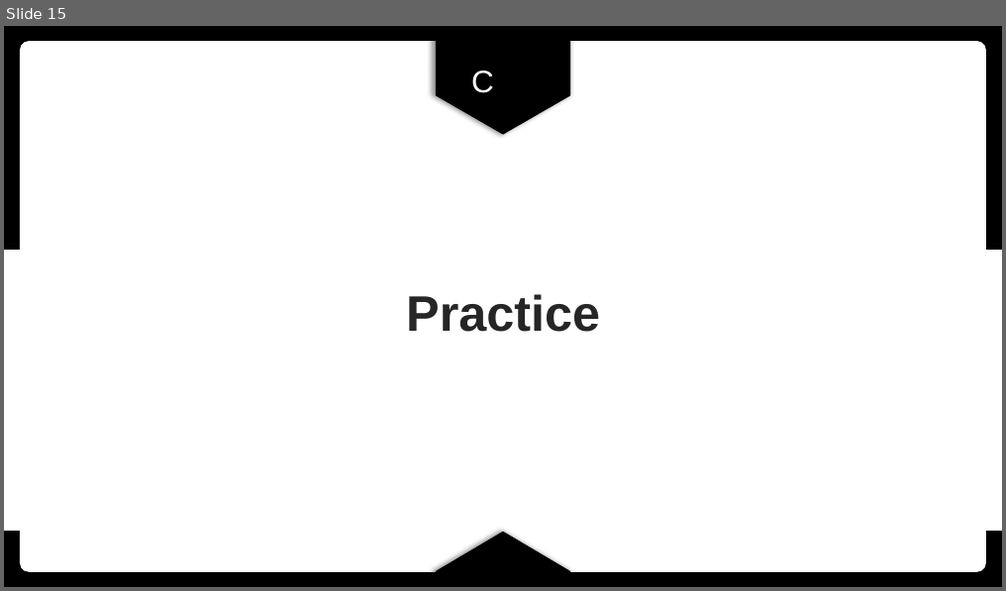
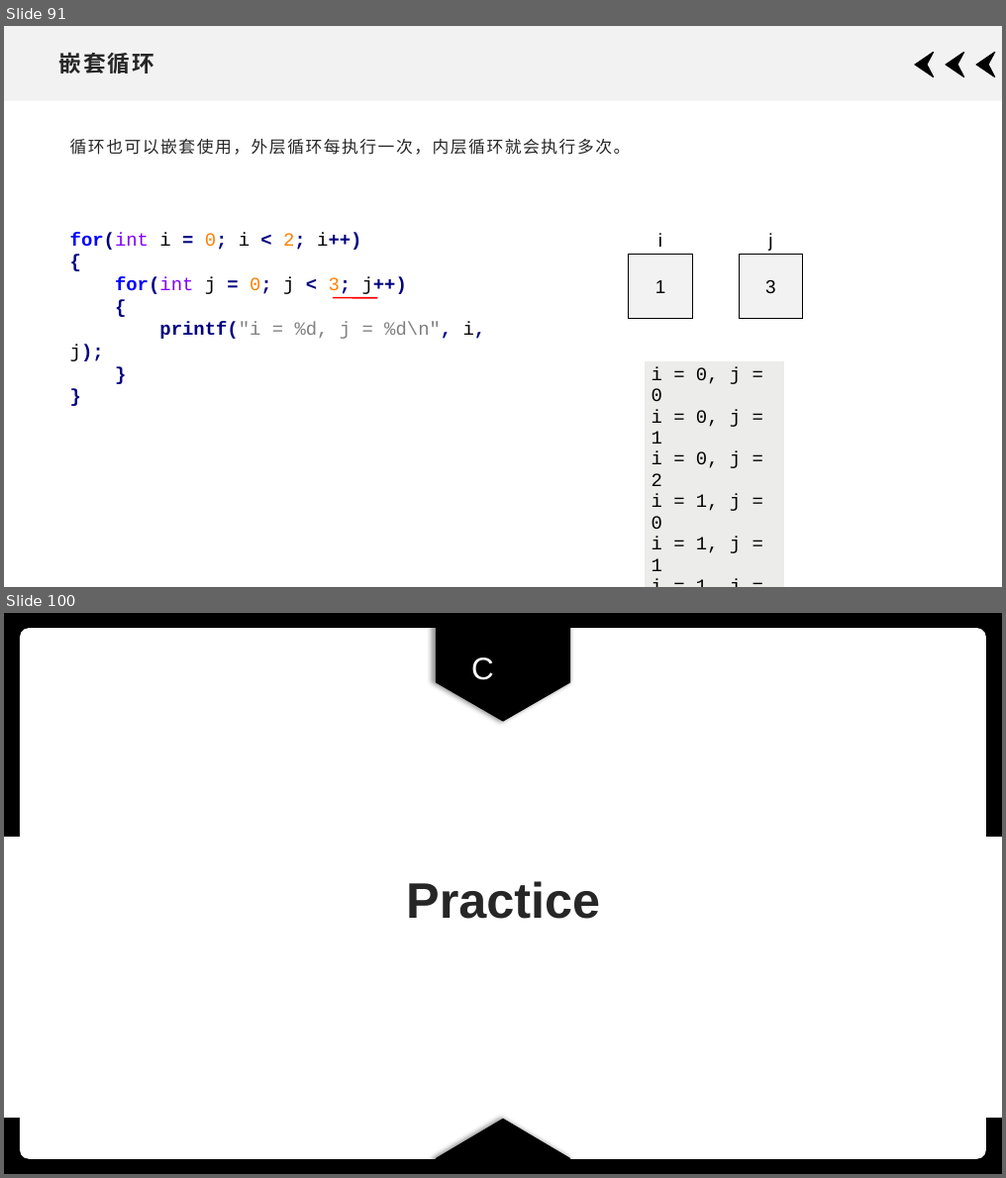
Before and after one commit to xdai02/C, a slide deck: slides/Chapter3.pptx. Shown one above the other, each under a label of ours: slide 15 before the commit, slides 91 and 100 after it; the slides between them are not shown. The pictures are 1006x591 and 1006x1178 pixels, drawn with LibreOffice and Linux fonts; fonts in the diff are those of the drawing. Boxes give left, top, right and bottom in pixels: in the first picture for what was removed or moved away, otherwise in the second. Text is boxed around its words. In the diff, an @@ line names an element or a change of style, - is before the commit and + after.

```diff
--- a/slides/Chapter3.pptx
+++ b/slides/Chapter3.pptx
@@ slide 91 added at [4,26,1002,587], background #FFFFFF @@
@@ rectangle added at [4,26,1002,101], fill #F2F2F2 @@
@@ title added at [58,52,154,74], 21.6 pt, text #262626, bold @@
+嵌套循环
@@ freeform shape added at [916,52,935,77], fill #000000, outline #000000 1 pt @@
@@ freeform shape added at [946,52,965,77], fill #000000, outline #000000 1 pt @@
@@ freeform shape added at [977,52,996,77], fill #000000, outline #000000 1 pt @@
@@ text added at [70,139,631,155], 16 pt, text #262626 @@
+循环也可以嵌套使用，外层循环每执行一次，内层循环就会执行多次。
@@ text added at [70,232,486,362], 18 pt, text #000080 @@
+for(int i = 0; i < 2; i++) { for(int j = 0; j < 3; j++) { printf("i = %d, j = %d\n", i, j); } }
@@ text added at [658,233,662,247], 18 pt, text #000000 @@
+i
@@ text added at [768,232,772,251], 18 pt, text #000000 @@
+j
@@ rectangle added at [629,255,693,319], fill #F2F2F2, outline #000000 1 pt, 18 pt, text #000000 @@
+1
@@ rectangle added at [740,255,804,318], fill #F2F2F2, outline #000000 1 pt, 18 pt, text #000000 @@
+3
@@ line added from (333, 297) to (377, 297), #FF0000 1.5 pt @@
@@ table added at [645,362,785,575], 1 rows, 1 columns @@
+i = 0, j = 0 / i = 0, j = 1 / i = 0, j = 2 / i = 1, j = 0 / i = 1, j = 1 / i = 1, j = 2
@@ what was slide 15 is now slide 100 @@
```
Also in this commit, not shown: 2 slides changed, 92 other slides added, 2 slides removed, 10 other files.
